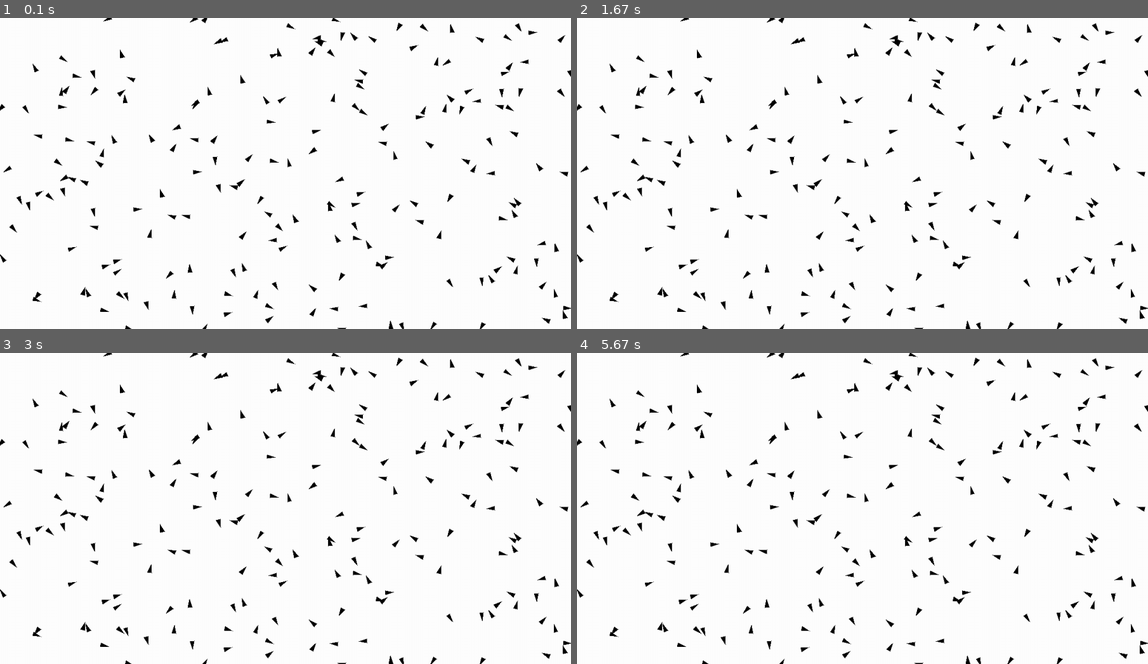
Above: before the commit, frames 1-4 (two rows, left to right).
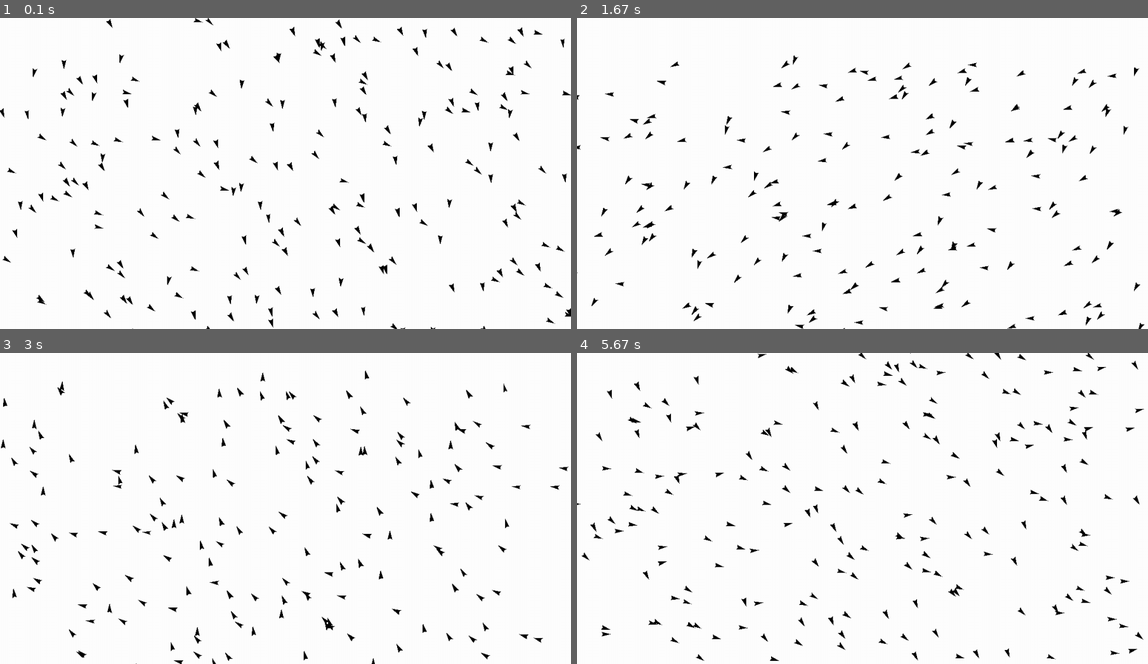
Above: after the commit, the same moments.

Repository: Peter-Vanderhyde/Boid-Simulation
Game: pygame game, started from main.py
Two runs of this game, one before a commit and one after it. Both use one fixed random seed, a clock stepped at 60 frames per second and the inputs below.
Inputs:
- Up to frame 1 (0.1 s): no input
- Up to frame 2 (1.67 s): no input
- Up to frame 3 (3 s): no input
- Up to frame 4 (5.67 s): no input

The runs differ from the first frame. In frame 1, 4.8% of the frame differs, in the area x 0-100%, y 0-100%; in frame 2, 5.2%; in frame 3, 5.3%; in frame 4, 5.6%.

Commit message:
Got boids displaying correctly

Diff:
--- a/boid.py
+++ b/boid.py
@@ -1,10 +1,28 @@
 from pygame.math import Vector2
+import math
 
 class Boid:
-    def __init__(self, center, angle, size):
-        self.center = center
-        self.angle = angle
-        self.length = size
-        self.direction = Vector2(1, 0)
-        self.direction.scale_to_length(size)
-        self.direction.rotate_ip(angle)
+    def __init__(self, position, velocity, max_speed):
+        self.position = position
+        self.velocity = velocity
+        self.max_speed = max_speed
+
+    def rotate_ip(self, angle):
+        rad = math.radians(angle)
+        cos = math.cos(rad)
+        sin = math.sin(rad)
+        self.velocity.x = self.velocity.x * cos - self.velocity.y * sin
+        self.velocity.y = self.velocity.x * sin + self.velocity.y * cos
+        self.velocity = self.velocity.normalize()
+
+    def move(self):
+        self.position += self.velocity * self.max_speed
+
+    def separation(self, boids):
+        pass
+
+    def alignment(self, boids):
+        pass
+
+    def cohesion(self, boids):
+        pass
--- a/canvas.py
+++ b/canvas.py
@@ -1,5 +1,5 @@
-from pygame.math import Vector2
 import pygame
+from vector import Vector
 
 class Canvas:
     def __init__(self, screen, bg_color):
@@ -12,10 +12,17 @@
         self.screen.fill(self.bg_color)
 
     def draw_boids(self, boids):
+        SIZE = 8
         for boid in boids:
-            perpendicular = Vector2(boid.direction.y, -boid.direction.x)
+            perpendicular = Vector(boid.velocity.y, -boid.velocity.x)
             perpendicular /= 2
-            boid_points = [boid.center + boid.direction, boid.center - boid.direction + perpendicular, boid.center - boid.direction - perpendicular]
+            point_1 = boid.position + boid.velocity * SIZE
+            point_2 = boid.position - boid.velocity * SIZE + perpendicular * SIZE
+            point_3 = boid.position - boid.velocity * SIZE - perpendicular * SIZE
+            boid_points = [point_1.values(),
+                            point_2.values(),
+                            (boid.position - boid.velocity * SIZE * 0.75).values(),
+                            point_3.values()]
             pygame.draw.polygon(self.screen, (0, 0, 0), boid_points)
             # pygame.draw.line(self.screen, (255, 0, 0), boid.center, boid.center + boid.direction)
             # pygame.draw.line(self.screen, (0, 255, 0), boid.center, boid.center - boid.direction)
--- a/main.py
+++ b/main.py
@@ -3,23 +3,21 @@
 import math
 import pygame
 from pygame.locals import *
-from pygame.math import Vector2
 from canvas import Canvas
 from boid import Boid
+from vector import Vector
+import simulation
 
 
 def create_boids(num_of_boids, width, height):
     """Randomly places boids on the screen and returns a list of the created line objects."""
 
-    SIZE = 8
     boids = []
     for i in range(num_of_boids):
         x, y = random.randint(0, width), random.randint(0, height)
-        angle = random.randint(0, 360)
-        # tip_x = SIZE * math.cos(math.radians(angle))
-        # tip_y = SIZE * math.sin(math.radians(angle))
-        center = Vector2(x, y)
-        boid = Boid(center, angle, SIZE)
+        center = Vector(x, y)
+        velocity = Vector(random.random(), random.random()).normalize()
+        boid = Boid(center, velocity, 1)
         boids.append(boid)
 
     return boids
@@ -40,7 +38,10 @@
                     pygame.quit()
                     sys.exit()
 
-        canvas.draw(boids)
+        simulation.simulate(boids)
+
+        canvas.draw_background()
+        canvas.draw_boids(boids)
         pygame.display.update()
 
 
--- /dev/null
+++ b/simulation.py
@@ -0,0 +1,8 @@
+from boid import Boid
+from vector import Vector
+
+
+def simulate(boids):
+    for boid in boids:
+        boid.rotate_ip(1)
+        boid.move()
--- /dev/null
+++ b/vector-tests.py
@@ -0,0 +1,13 @@
+import unittest
+from vector import Vector
+
+
+class TestVectorMethods(unittest.TestCase):
+    def test_vector_add(self):
+        v = Vector(2, 3)
+        v2 = Vector(4, 4)
+        self.assertEqual((v + v2).values(), (6, 7))
+
+
+if __name__ == "__main__":
+    unittest.main()
--- a/vector.py
+++ b/vector.py
@@ -31,11 +31,51 @@
         else:
             raise RuntimeError(f"Attempt to multiply Vector by {type(other)}.")
 
-    def __div__(self, other):
+    def __truediv__(self, other):
         if isinstance(other, (int, float)):
             return Vector(self.x / other, self.y / other)
         else:
             raise RuntimeError(f"Attempt to divide Vector by {type(other)}.")
 
+    def __itruediv__(self, other):
+        if isinstance(other, (int, float)):
+            self.x /= other
+            self.y /= other
+            return self
+        else:
+            raise RuntimeError(f"Attempt to divide Vector by {type(other)}.")
+
+    def __floordiv__(self, other):
+        if isinstance(other, (int, float)):
+            return Vector(self.x // other, self.y // other)
+        else:
+            raise RuntimeError(f"Attempt to divide Vector by {type(other)}.")
+
+    def __ifloordiv__(self, other):
+        if isinstance(other, (int, float)):
+            self.x //= other
+            self.y //= other
+            return self
+        else:
+            raise RuntimeError(f"Attempt to divide Vector by {type(other)}.")
+
     def __str__(self):
         return f"({self.x}, {self.y})"
+
+    def values(self):
+        return self.x, self.y
+
+    def length(self):
+        """Built in numpy function for finding the length of a numpy array."""
+
+        return np.linalg.norm(np.array(self.values()))
+
+    def normalize(self):
+        length = self.length()
+        return self.__truediv__(length)
+
+
+if __name__ == '__main__':
+    v = Vector(3, 4)
+    v /= 10
+    print(v)
Not shown, changed: README.md
